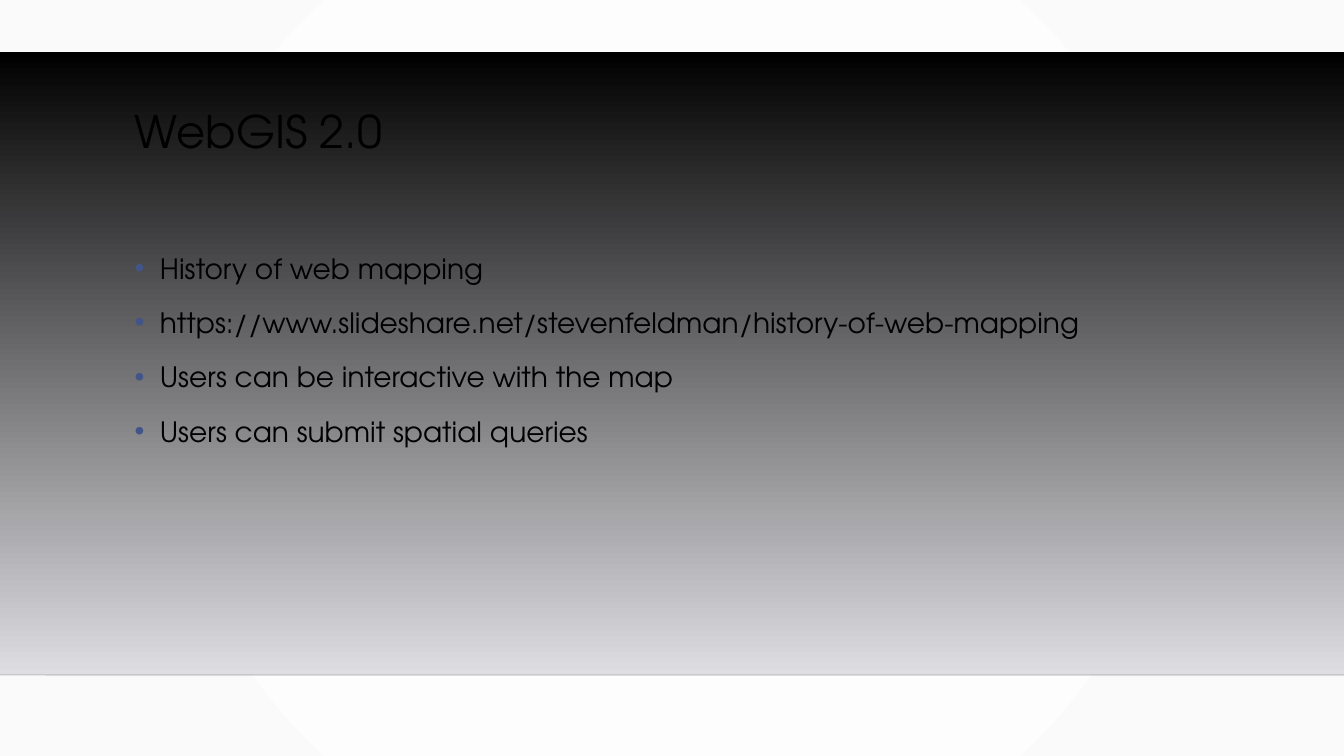
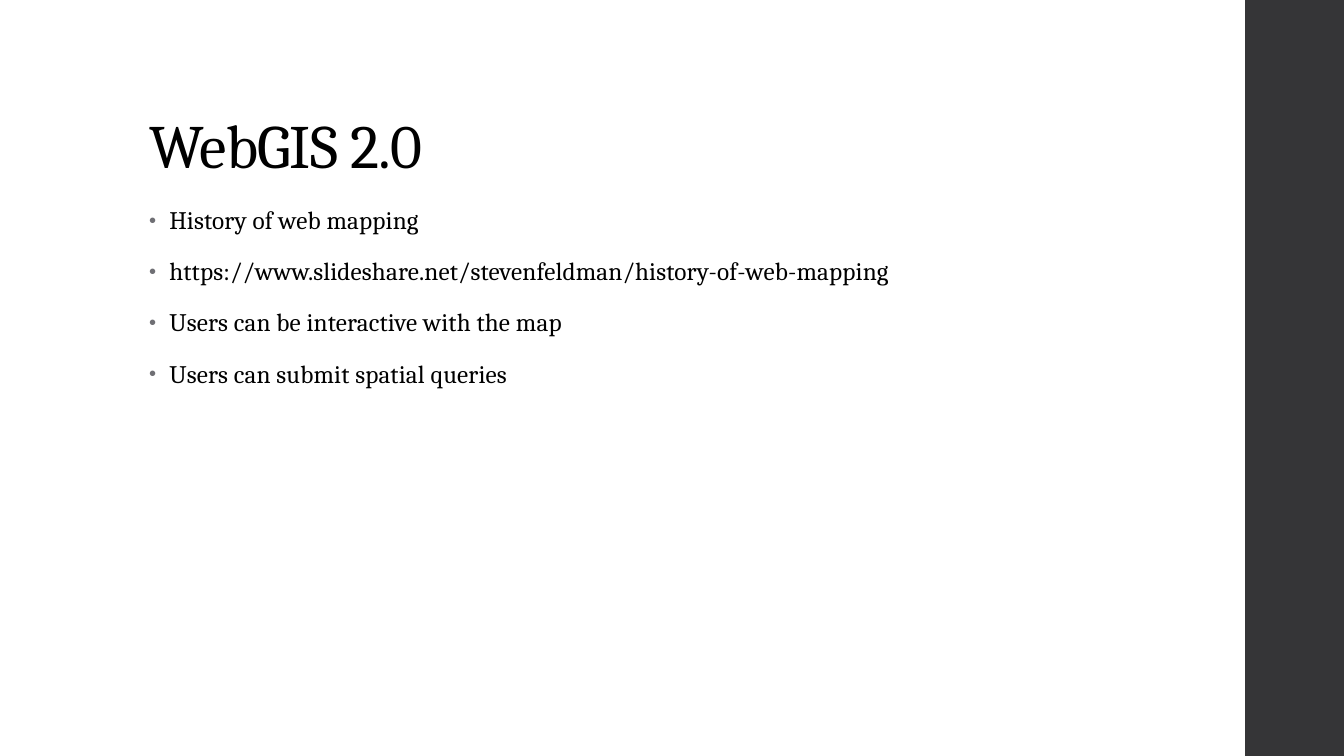
Before and after one commit to MGIS-UMN/GIS5577_week9, a slide deck: slide 7 of WebMapping_Backend.odp (slide 6 before the commit). Drawn at 1344x756 pixels with LibreOffice and Linux fonts; fonts in the diff are those of the drawing; background and template pictures are left out. Boxes give left, top, right and bottom in pixels: in the first picture for what was removed or moved away, otherwise in the second. Text is boxed around its words. In the diff, an @@ line names an element or a change of style, - is before the commit and + after.

```diff
--- a/WebMapping_Backend.odp
+++ b/WebMapping_Backend.odp
@@ background gradient #FFFFFF to #FAFAFA to #FFFFFF @@
@@ freeform shape added at box(1245, 0, 1344, 756), fill #353537 @@
@@ freeform shape removed at box(0, 51, 1344, 675) @@
@@ title "WebGIS 2.0": place and size @@
-title "WebGIS 2.0" at box(135, 95, 382, 172)
+title "WebGIS 2.0" at box(149, 125, 422, 169)
@@ title "WebGIS 2.0" at box(149, 125, 422, 169): size 32 to 44 pt, font TeX Gyre Adventor to Cambria, letter spacing 0 to -0.5 pt; vertical alignment top to bottom @@
@@ text "History of web mapping": place and size @@
-text "History of web mapping" at box(160, 258, 1079, 448)
+text "History of web mapping" at box(169, 211, 888, 389)
@@ text "History of web mapping" at box(169, 211, 888, 389): size 20 to 18 pt, font TeX Gyre Adventor to Cambria, letter spacing 0 to 0.1 pt; indent changed; line spacing 1.2 to 0.95; more space between paragraphs; bullet colour #415588 to #6F6F74 @@
@@ line removed from (0, 675) to (1344, 675) @@
```
Also in this commit, not shown: 17 other slides changed, 3 slides added, 1 slide removed, 1 other file.
